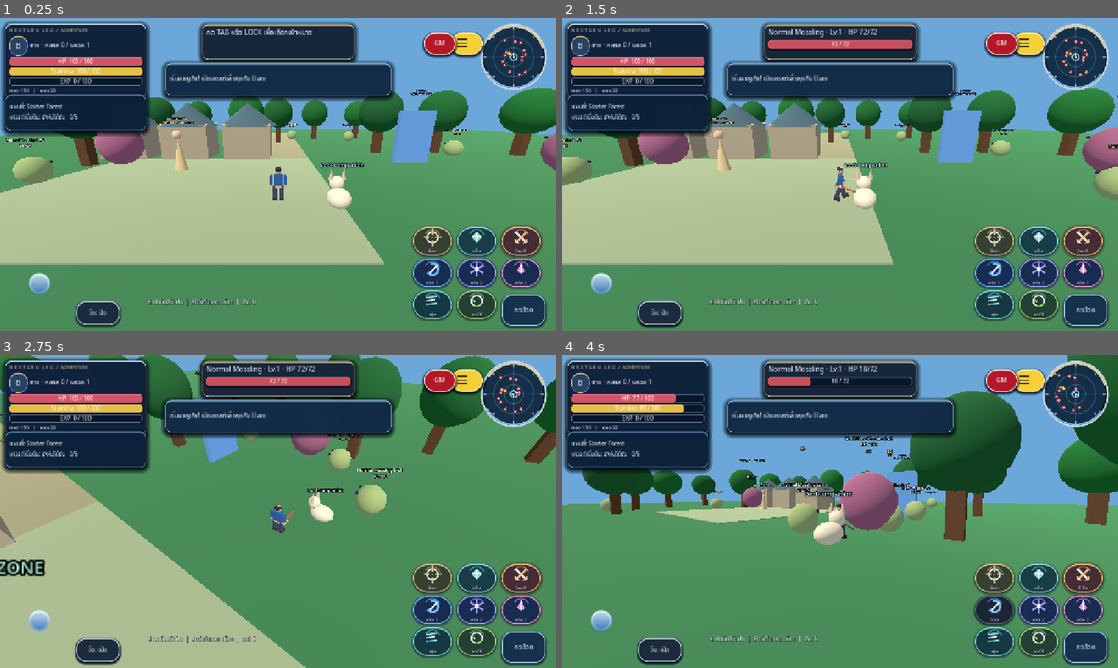
Above: before the commit, frames 1-4 (two rows, left to right).
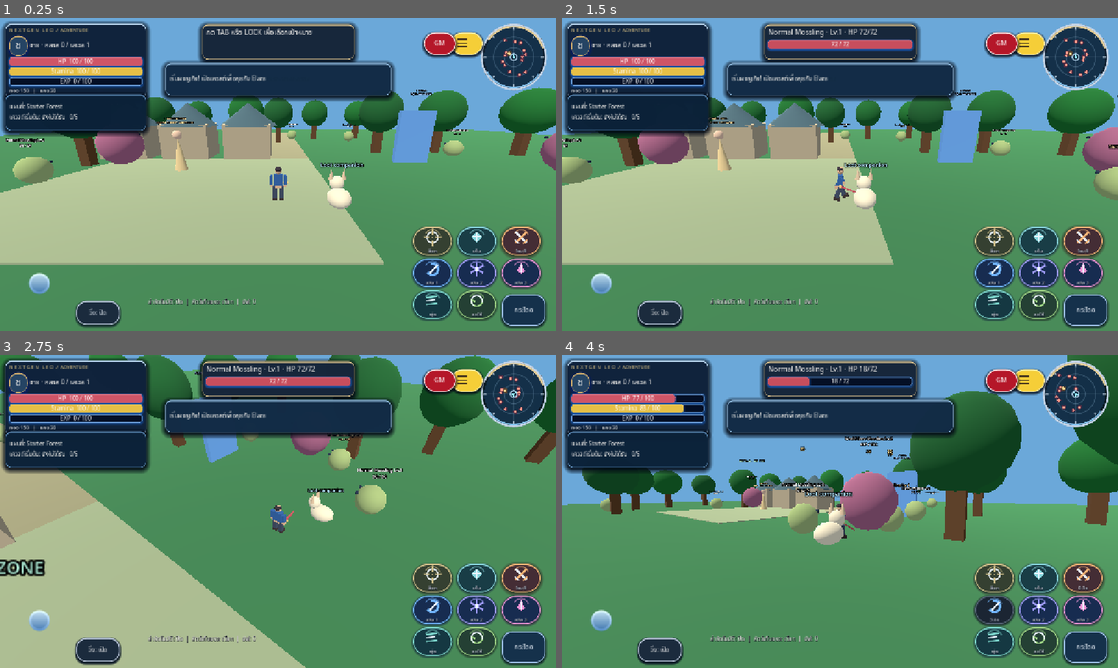
Above: after the commit, the same moments.

Repository: redfullmoon209-debug/NexTgenLeo
Game: Godot game, scene res://scenes/main.tscn
Two runs of this game, one before a commit and one after it. Both use one fixed random seed, a clock stepped at 60 frames per second and the inputs below.
Inputs (mouse positions are in pixels of both pictures, inside the frame that each line leads up to):
- Up to frame 1 (0.25 s): no input
- Up to frame 2 (1.5 s): click "กระโดด" at 0.5 s; tap Enter at 1.25 s; move the mouse to (962, 158) at 1.27 s; hold D from 1.28 s (still down); tap Tab at 1.35 s; click (962, 158) at 1.42 s
- Up to frame 3 (2.75 s): tap Space at 1.52 s; release D at 2 s; drag from (166, 527) to (250, 574) at 2.02 s
- Up to frame 4 (4 s): move the mouse to (895, 442) at 2.77 s; hold D 2.78-3.5 s; tap 1 at 2.85 s; drag from (812, 574) to (673, 464) at 3.52 s

The runs differ from the first frame. In frame 1, 0.7% of the frame differs, in the area x 1-26%, y 12-23%; in frame 2, 1.0%; in frame 3, 1.0%; in frame 4, 1.1%, in the area x 1-64%, y 6-23%.

Commit message:
Switch shared game UI palette to deep sapphire, polished gold, brighter text and clear hover states

Diff:
--- a/scripts/fantasy_ui_theme.gd
+++ b/scripts/fantasy_ui_theme.gd
@@ -1,13 +1,13 @@
 extends Node
 ## Non-destructive fantasy UI skin. Applies to runtime-generated controls
 ## without changing their signals, actions, inventory, or saved game data.
-const NAVY := Color("#091a32")
-const PANEL := Color("#142942")
-const EDGE := Color("#b4c6db")
-const GOLD := Color("#e0e9f5")
-const TEXT := Color("#f1f6ff")
-const MUTED := Color("#9bb1ca")
-const BLUE := Color("#628ecb")
+const NAVY := Color("#07142E")
+const PANEL := Color("#0D2854")
+const EDGE := Color("#D5A65A")
+const GOLD := Color("#FFE4A1")
+const TEXT := Color("#F8F5F0")
+const MUTED := Color("#B2CBEC")
+const BLUE := Color("#55B3FF")
 var _tick := 0.0
 var _normal: StyleBoxFlat
 var _hover: StyleBoxFlat
@@ -19,17 +19,17 @@
 var _progress_bg: StyleBoxFlat
 
 func _ready() -> void:
-	_normal = _box(Color("#132941"), EDGE, 9, 1)
-	_hover = _box(Color("#29486b"), GOLD, 9, 2)
-	_pressed = _box(Color("#355879"), Color("#edf4fc"), 9, 2)
-	_disabled = _box(Color("#17273e"), Color("#586d87"), 9, 1)
+	_normal = _box(Color("#071B3B"), EDGE, 9, 2)
+	_hover = _box(Color("#123B83"), GOLD, 9, 2)
+	_pressed = _box(Color("#0D5DB8"), Color("#FFF0C0"), 9, 2)
+	_disabled = _box(Color("#11213D"), Color("#51688A"), 9, 1)
 	_focus = _box(Color.TRANSPARENT, GOLD, 9, 2)
-	_plate = _box(Color("#0c1d35f7"), Color("#bfcee1"), 12, 2)
+	_plate = _box(Color("#071B3CFB"), Color("#F1C475"), 12, 2)
 	_plate.border_width_top = 3
 	_plate.shadow_size = 9
 	_plate.shadow_offset = Vector2(0, 4)
-	_input = _box(PANEL, EDGE, 8, 1)
-	_progress_bg = _box(Color("#081629"), Color("#526e8b"), 6, 1)
+	_input = _box(PANEL, EDGE, 8, 2)
+	_progress_bg = _box(Color("#040F25"), Color("#6B9DD9"), 6, 1)
 	set_process(true)
 	call_deferred("_refresh")
 
@@ -40,11 +40,11 @@
 	s.set_border_width_all(thickness)
 	s.border_width_top = maxi(thickness, 2)
 	s.set_corner_radius_all(radius)
-	s.shadow_color = Color("#020712a8")
-	s.shadow_size = 3
+	s.shadow_color = Color("#1454AC9A")
+	s.shadow_size = 5
 	s.shadow_offset = Vector2(0, 2)
-	s.content_margin_left = 10
-	s.content_margin_right = 10
+	s.content_margin_left = 8
+	s.content_margin_right = 8
 	s.content_margin_top = 6
 	s.content_margin_bottom = 6
 	return s
@@ -84,7 +84,7 @@
 		b.add_theme_color_override("font_hover_color", GOLD)
 		b.add_theme_color_override("font_pressed_color", GOLD)
 		b.add_theme_color_override("font_disabled_color", MUTED)
-		b.add_theme_font_size_override("font_size", 15)
+		b.add_theme_font_size_override("font_size", 16)
 		if b.text.begins_with("ATK") or b.text.begins_with("1\n") or b.text.begins_with("2\n") or b.text.begins_with("3\n"):
 			var attack := _box(Color("#263d5e"), GOLD, 13, 2)
 			b.add_theme_stylebox_override("normal", attack)
